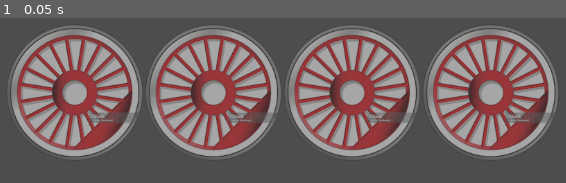
Above: before the commit, frame 1.
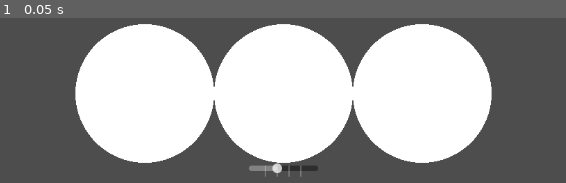
Above: after the commit, the same moment.

Repository: Creatures-5/loco-generator
Game: Godot game, scene res://generated_result.tscn
The game is run twice, just before and just after one commit, with the same random seed, the same clock (stepped at 60 frames per second) and the same inputs. The project has no main scene, so this scene is started directly.
Inputs:
- Up to frame 1 (0.05 s): no input

The runs differ from the first frame. In frame 1, 72% of the frame differs, in the area x 1-99%, y 3-97%.

Commit message:
added axle num slider, wheels now drawn rather than sprites

Diff:
--- a/generated_result.gd
+++ b/generated_result.gd
@@ -1,19 +1,16 @@
 extends Node2D
 
-@export var axl_num: int = 4
-@export var wheel_texture: Texture2D
+var axl_num: int = 3
 
 func _ready() -> void:
-	_wheel_gen()
-
-# Called every frame. 'delta' is the elapsed time since the previous frame.
-func _process(delta: float) -> void:
 	pass
 
-func _wheel_gen():
+func _draw():
+	#wheel generation
 	for i in range (0,axl_num):
-		var wheel = Sprite2D.new()
-		add_child(wheel)
-		wheel.set_texture(wheel_texture)
-		wheel.position.x += i*200 - (axl_num - 1) * 100
-		wheel.self_modulate = Color(1, 1, 1, 0.5)
+		var x_pos = i*200 - (axl_num - 1) * 100
+		draw_circle(Vector2(x_pos, 0), 100, Color("FFFFFF"))
+
+func _axl_slider_update(value: int) -> void:
+	axl_num = value
+	queue_redraw()
--- a/generated_result.tscn
+++ b/generated_result.tscn
@@ -1,10 +1,34 @@
-[gd_scene load_steps=3 format=3 uid="uid://dmykkxhuuut0p"]
+[gd_scene load_steps=2 format=3 uid="uid://dmykkxhuuut0p"]
 
 [ext_resource type="Script" path="res://generated_result.gd" id="1_1ujgb"]
-[ext_resource type="Texture2D" uid="uid://wxugu20f7y3i" path="res://wheel_placeholder.png" id="2_k8cet"]
 
 [node name="Node2D" type="Node2D"]
 script = ExtResource("1_1ujgb")
-wheel_texture = ExtResource("2_k8cet")
 
 [node name="Camera2D" type="Camera2D" parent="."]
+
+[node name="Control" type="Control" parent="."]
+layout_mode = 3
+anchors_preset = 0
+offset_right = 40.0
+offset_bottom = 40.0
+
+[node name="HSlider" type="HSlider" parent="Control"]
+layout_mode = 1
+anchors_preset = 8
+anchor_left = 0.5
+anchor_top = 0.5
+anchor_right = 0.5
+anchor_bottom = 0.5
+offset_left = -70.0
+offset_top = 80.0
+offset_right = 30.0
+offset_bottom = 96.0
+grow_horizontal = 2
+grow_vertical = 2
+min_value = 1.0
+max_value = 6.0
+value = 3.0
+tick_count = 6
+
+[connection signal="value_changed" from="Control/HSlider" to="." method="_axl_slider_update"]
Binary file removed: wheel_placeholder.png
Not shown, removed: wheel_placeholder.png.import
